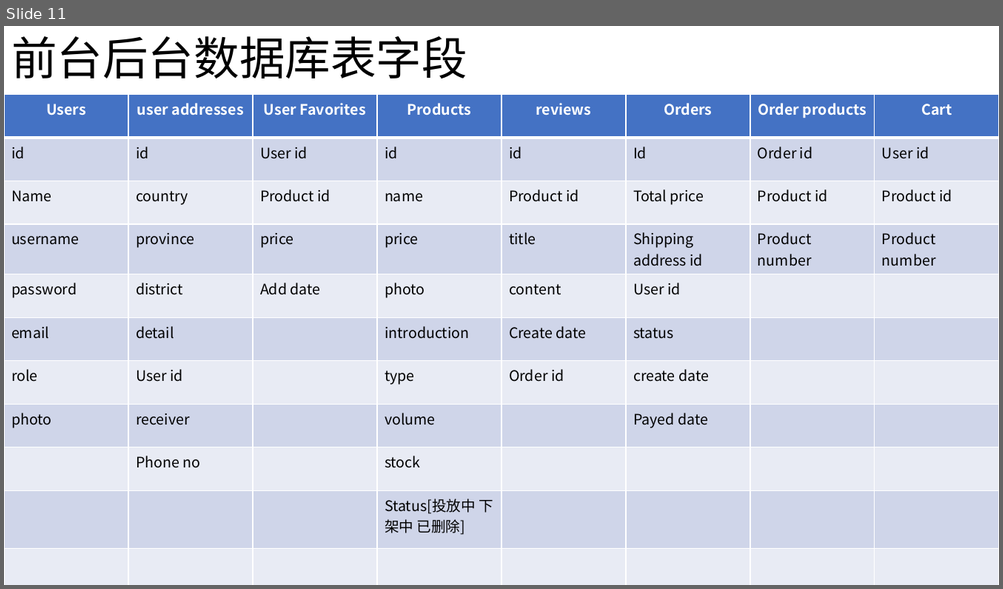
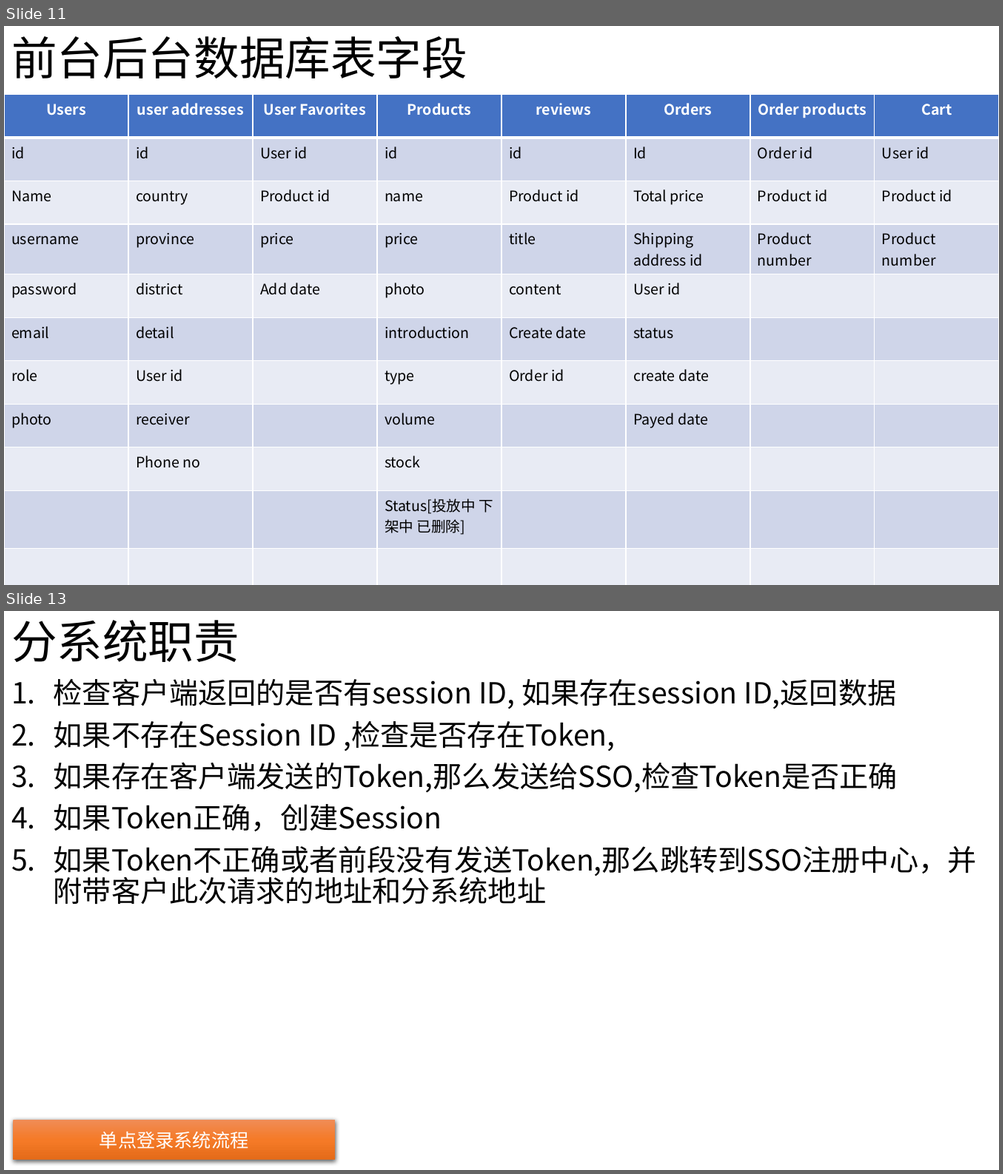
Before and after one commit to n490808114/Java_Shopping_System, a slide deck: Shop Web.pptx. Shown one above the other, each under a label of ours: slide 11 before the commit, slides 11 and 13 after it; the slides between them are not shown. The pictures are 1003x589 and 1003x1174 pixels, drawn with LibreOffice and Linux fonts; fonts in the diff are those of the drawing. Boxes give left, top, right and bottom in pixels: in the first picture for what was removed or moved away, otherwise in the second. Text is boxed around its words. In the diff, an @@ line names an element or a change of style, - is before the commit and + after.

```diff
--- a/Shop Web.pptx
+++ b/Shop Web.pptx
@@ slide 13 added at <box>4,611,999,1170</box>, background #FFFFFF @@
@@ title added at <box>11,620,239,662</box>, 44 pt, text #000000 @@
+分系统职责
@@ text added at <box>54,678,976,905</box>, 28 pt, text #000000 @@
+1. 检查客户端返回的是否有session ID, 如果存在session ID,返回数据
+2. 如果不存在Session ID ,检查是否存在Token,
+3. 如果存在客户端发送的Token,那么发送给SSO,检查Token是否正确
+4. 如果Token正确，创建Session
+5. 如果Token不正确或者前段没有发送Token,那么跳转到SSO注册中心，并附带客户此次请求的地址和分系统地址
@@ rectangle added at <box>13,1120,335,1160</box>, fill gradient #F18C57 to #F67B28 to #E56C19, 18 pt, text #FFFFFF @@
+单点登录系统流程
```
Also in this commit, not shown: 4 other slides added, 1 slide removed, 15 other files.
